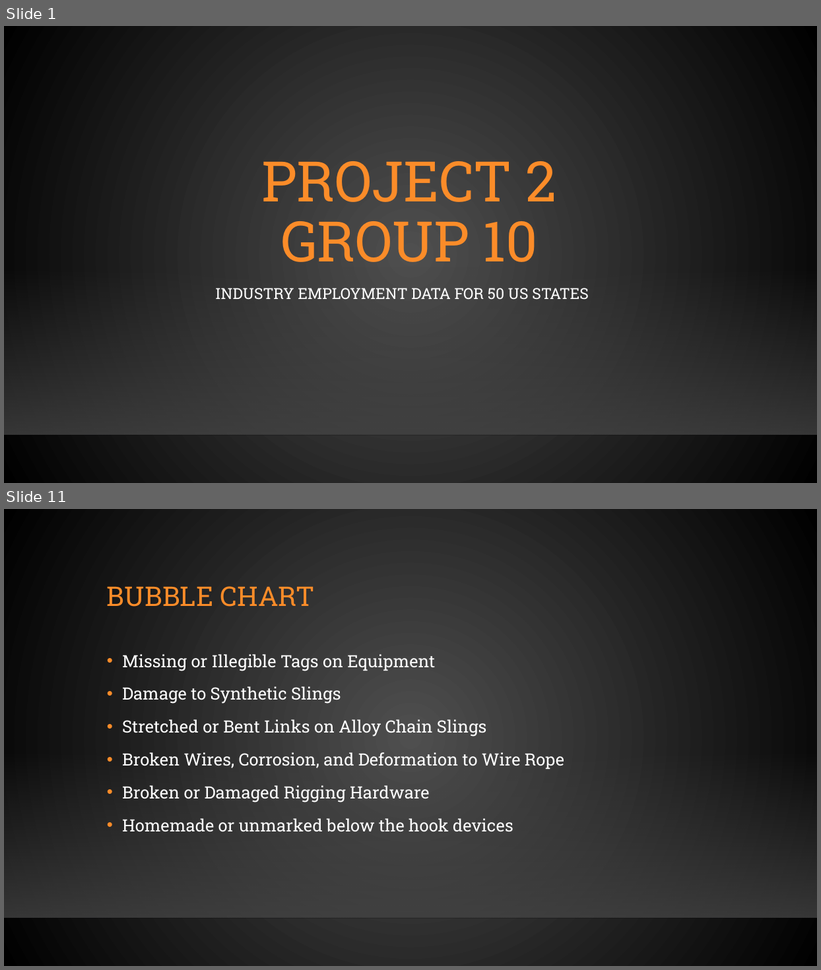
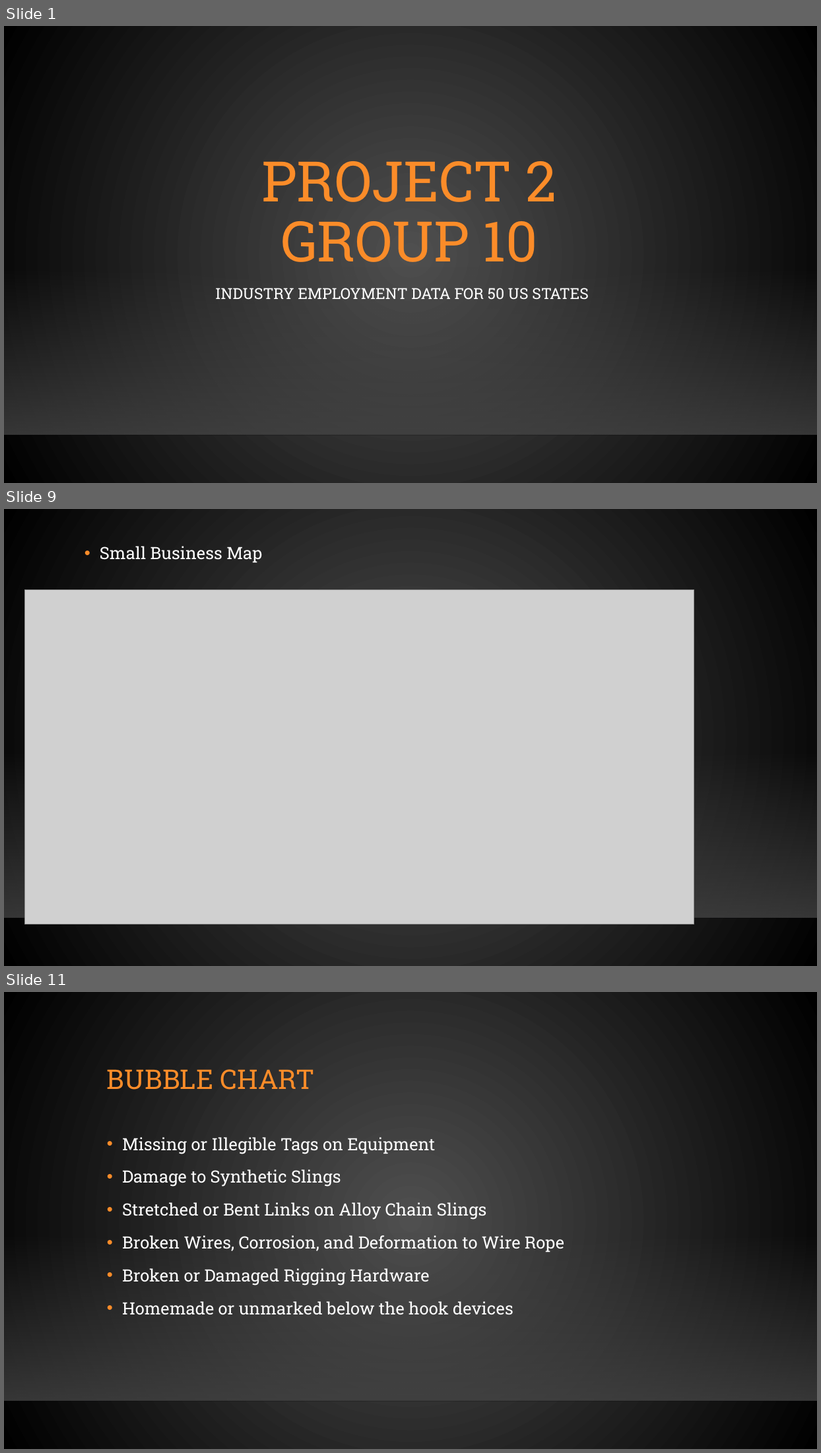
Before and after one commit to jobongie/group10_project2, a slide deck: Project_2_Group_10.pptx. Shown one above the other, each under a label of ours: slides 1 and 11 before the commit, slides 1, 9 and 11 after it; the slides between them are not shown. The pictures are 821x970 and 821x1453 pixels, drawn with LibreOffice and Linux fonts; fonts in the diff are those of the drawing; grey boxes stand for pictures; background and template pictures are left out. Boxes give left, top, right and bottom in pixels: in the first picture for what was removed or moved away, otherwise in the second. Text is boxed around its words. In the diff, an @@ line names an element or a change of style, - is before the commit and + after.

```diff
--- a/Project_2_Group_10.pptx
+++ b/Project_2_Group_10.pptx
@@ slide 9 added at [4, 509, 817, 966], background gradient #505050 to #000000; not listed: 2 template elements that a slide beside it also shows @@
@@ text added at [100, 546, 262, 563], 20 pt, text #FFFFFF @@
+• Small Business Map
@@ picture added at [24, 590, 694, 925] @@
```
Also in this commit, not shown: 6 slides changed, 7 other slides added, 7 slides removed, 58 other files.
